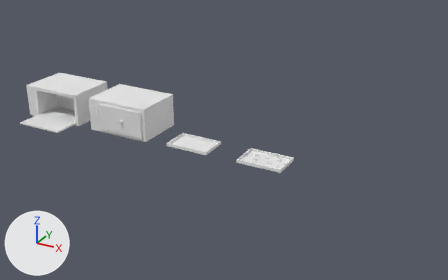
An edit to the Blender file Props.blend, drawn before and after from the same camera.
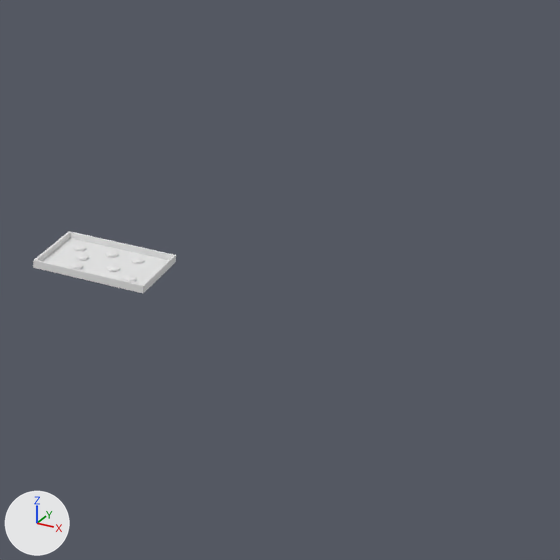
Each version appears first whole from a 50 mm camera at (11.88, -13.28, 7.26) aimed at (4.25, 0.6, 0.32), and next in a close-up on the part from 50% to 100% of the width and 20% to 100% of the height. The lights are fixed; the arrows at lower left show +X, +Y and +Z.

Script lines for the objects in view, before the commit:
```python
me_cube_029 = bpy.data.meshes.new('Cube.029')
me_cube_029.from_pydata(...)  # 100 vertices, 154 faces; spans x -0.75..0.75, y -0.5..0.5, z -0.01..0.09
# faces by material slot: [14, 140]
me_cube_029.materials.append(mat_m_1)  # white #e7e7e7
me_cube_029.materials.append(mat_m_2)  # white #e7e7e7
ob_cube_011 = bpy.data.objects.new('Cube.011', me_cube_029)
ob_cube_011.location = (5.57, 0.5, 0.01)
ob_cube_011.scale = (0.863, 0.863, 0.863)
```
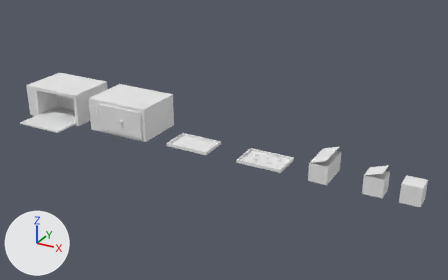
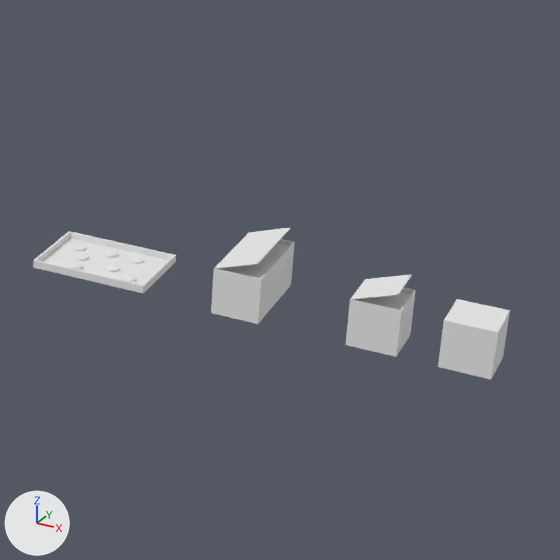
Diff of the bpy script that builds the scene:
```diff
--- a/Props.blend.py
+++ b/Props.blend.py
@@ me_cube_020 @@
+me_cube_020.from_pydata(...)  # 1684 vertices, 2486 faces; spans x 0.0..2.01, y 0.0..2.0, z 0.0..2.62
+# faces by material slot: [17, 1, 2468]
+me_cube_020.materials.append(mat_m_1)  # white #e7e7e7
+me_cube_020.materials.append(mat_m_2)  # white #e7e7e7
+me_cube_020.materials.append(mat_m_3)  # white #e7e7e7
@@ me_cube_021 @@
+me_cube_021.from_pydata(...)  # 20 vertices, 18 faces; spans x 0.0..2.0, y 0.0..2.0, z 0.0..2.62
+# faces by material slot: [17, 1]
+me_cube_021.materials.append(mat_m_1)  # white #e7e7e7
+me_cube_021.materials.append(mat_m_2)  # white #e7e7e7
@@ me_cube_022 @@
+me_cube_022.from_pydata(...)  # a box spanning x 0.0..2.0, y 0.0..2.0, z 0.0..2.0
+me_cube_022.materials.append(mat_m_1)  # white #e7e7e7
@@ ob_cube_014 @@
+ob_cube_014 = bpy.data.objects.new('Cube.014', me_cube_020)
+ob_cube_014.location = (7.0, 0.0, 0.0)
+ob_cube_014.scale = (0.25, 0.5, 0.25)
@@ ob_cube_015 @@
+ob_cube_015 = bpy.data.objects.new('Cube.015', me_cube_021)
+ob_cube_015.location = (8.4, 0.0, 0.0)
+ob_cube_015.scale = (0.25, 0.25, 0.25)
@@ ob_cube_016 @@
+ob_cube_016 = bpy.data.objects.new('Cube.016', me_cube_022)
+ob_cube_016.location = (9.3, 0.0, 0.0)
+ob_cube_016.scale = (0.25, 0.25, 0.25)
```

What differs and where, as boxes [x1, y1, x2, y2] in the close-ups (560 x 560 px):
'Cube.014', added
    after: [211, 227, 295, 324]
    faces in mat_m_1 (white #e7e7e7): [211, 227, 295, 324]
    faces in mat_m_2 (white #e7e7e7): [221, 243, 289, 278]
    faces in mat_m_3 (white #e7e7e7): [260, 261, 292, 304]
'Cube.015', added
    after: [345, 275, 416, 357]
    faces in mat_m_1 (white #e7e7e7): [345, 275, 416, 357]
    faces in mat_m_2 (white #e7e7e7): [357, 292, 411, 310]
'Cube.016', added
    after: [438, 299, 510, 379]
